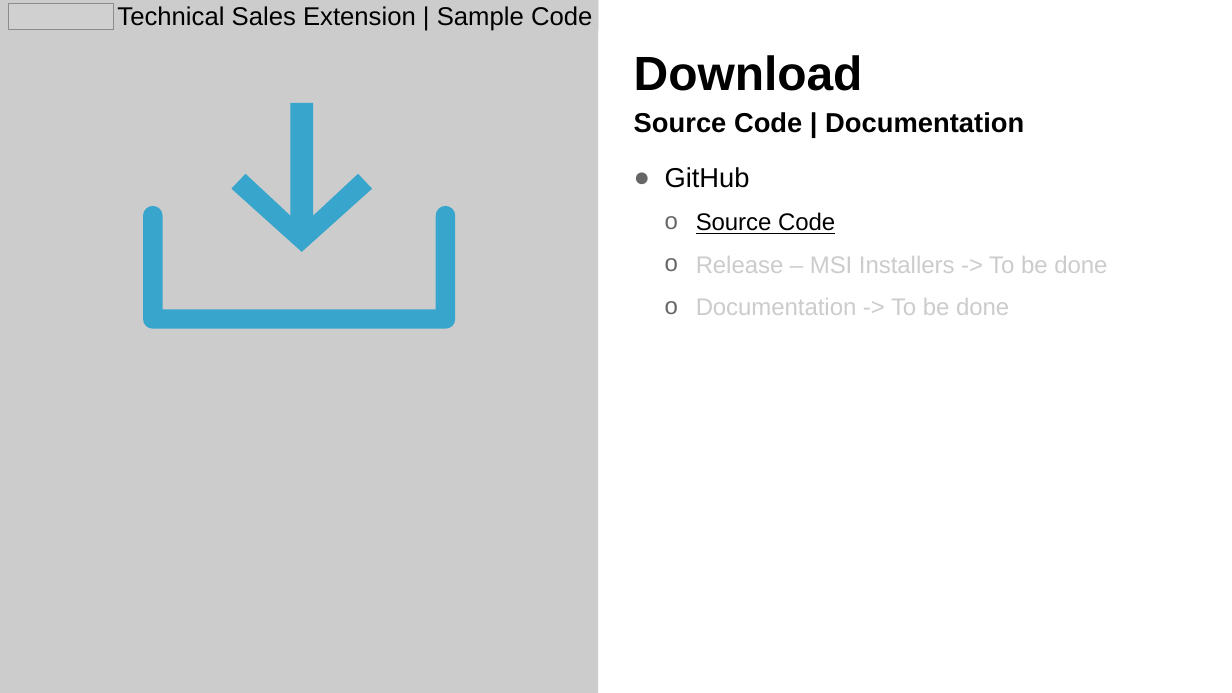
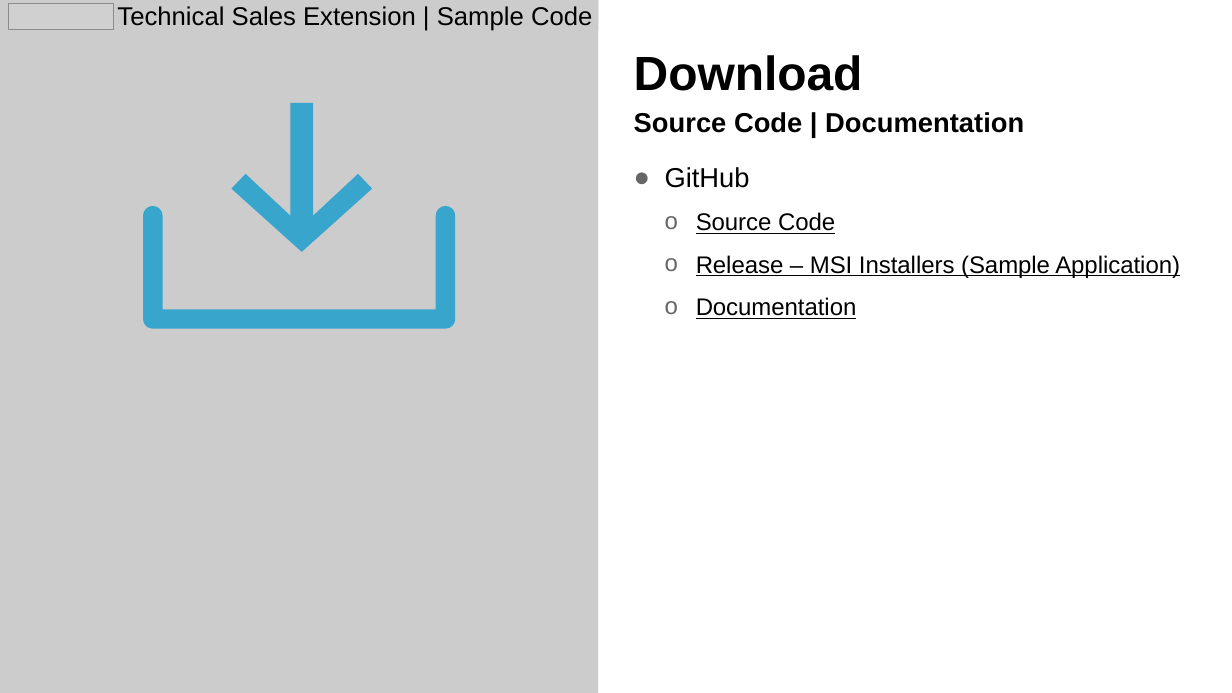
Before and after one commit to koechlm/Autodesk.TS.Vault-Job-Collection, a slide deck: slide 9 of Autodesk Technical Sales - Vault Job Collection.pptx. Drawn at 1232x693 pixels with LibreOffice and Linux fonts; fonts in the diff are those of the drawing; grey boxes stand for pictures. Boxes give left, top, right and bottom in pixels: in the first picture for what was removed or moved away, otherwise in the second. Text is boxed around its words. In the diff, an @@ line names an element or a change of style, - is before the commit and + after.

```diff
--- a/Autodesk Technical Sales - Vault Job Collection.pptx
+++ b/Autodesk Technical Sales - Vault Job Collection.pptx
@@ text at (696,255,1180,319): text changed; text colour #CCCCCC to #000000 @@
-  o Release – MSI Installers -> To be done
-  o Documentation -> To be done
+  o Release – MSI Installers (Sample Application)
+  o Documentation
```
Also in this commit, not shown: 1 other slide changed, 33 other files.
